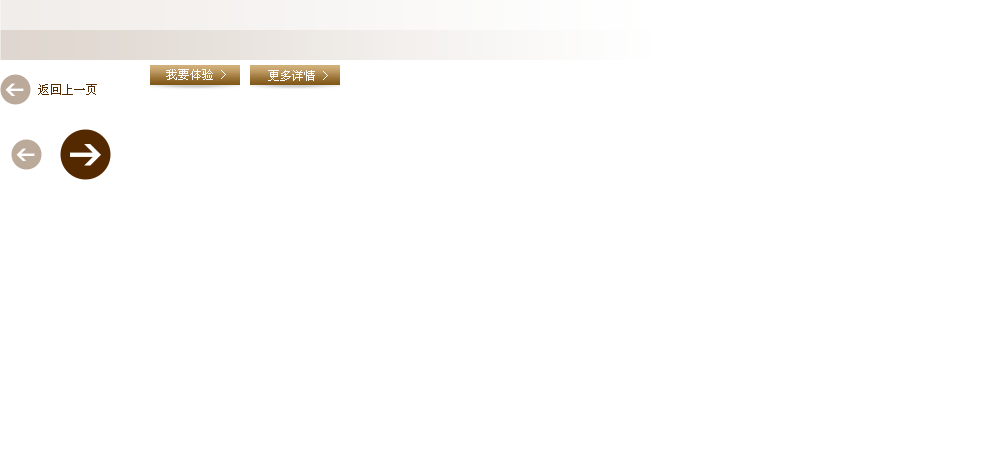
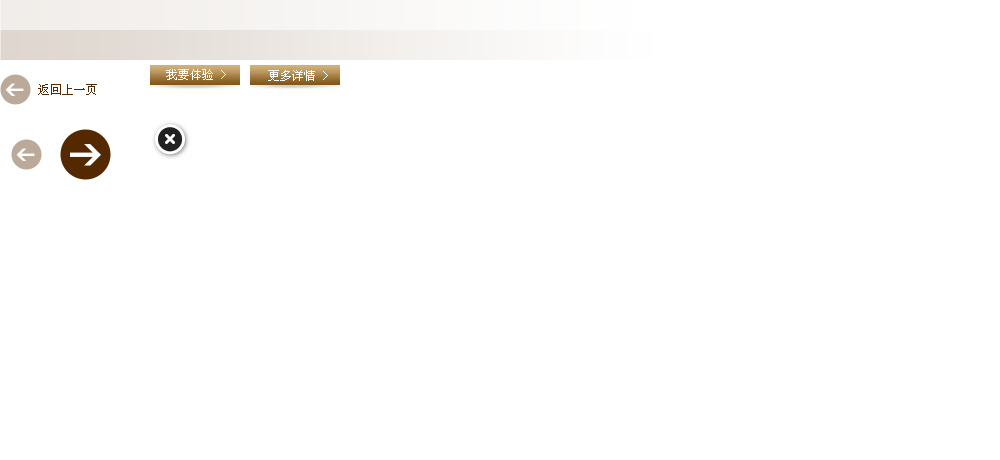
Before/after of a 1000x460 layered artwork. What changed in the layer stack:
added layer "图层 2" above "更多详情 >" over [152,121,191,160]
